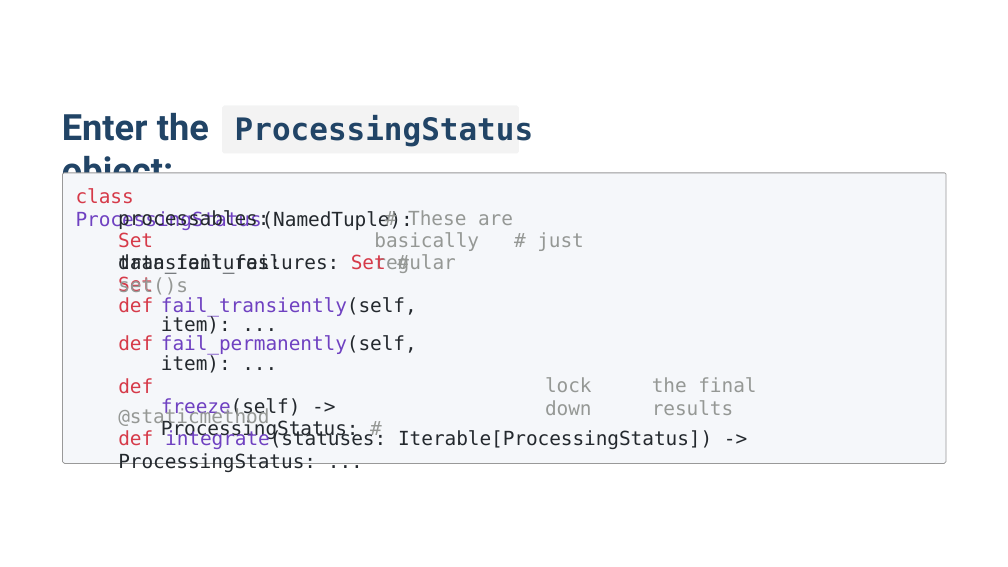
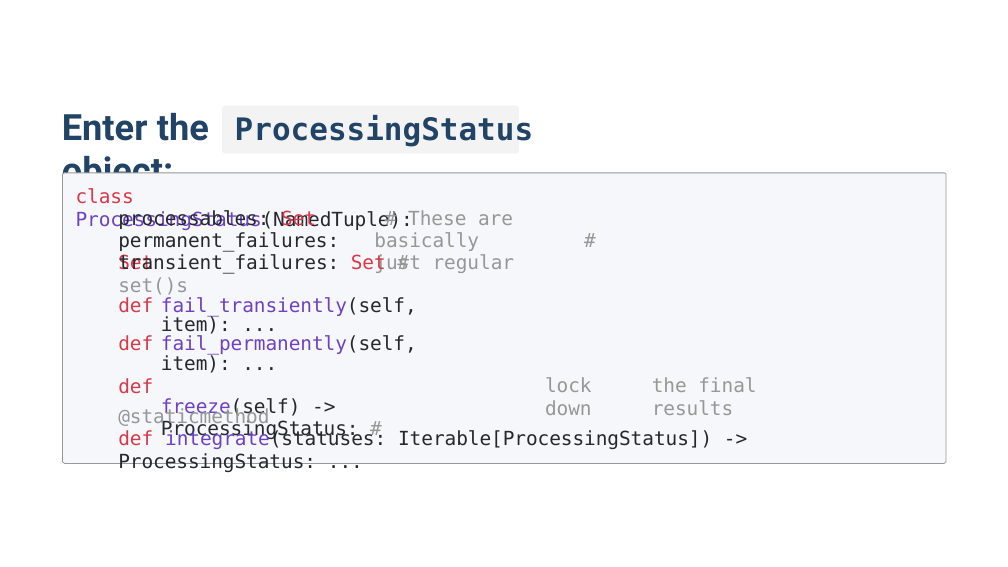
Before and after one commit to mwozniczak/mwozniczak.github.io, a slide deck: slide 18 of kds2021.pptx. Drawn at 1008x567 pixels with LibreOffice and Linux fonts; fonts in the diff are those of the drawing. Boxes give left, top, right and bottom in pixels: in the first picture for what was removed or moved away, otherwise in the second. Text is boxed around its words. In the diff, an @@ line names an element or a change of style, - is before the commit and + after.

```diff
--- a/kds2021.pptx
+++ b/kds2021.pptx
@@ text "# These are basically # ..." rewrapped from (374, 210, 584, 273) to (374, 210, 513, 273) @@
@@ text at (118, 210, 339, 270): text changed @@
-processables: Set data_failures: Set
+processables: Set permanent_failures: Set
```
Also in this commit, not shown: 1 other slide changed.
